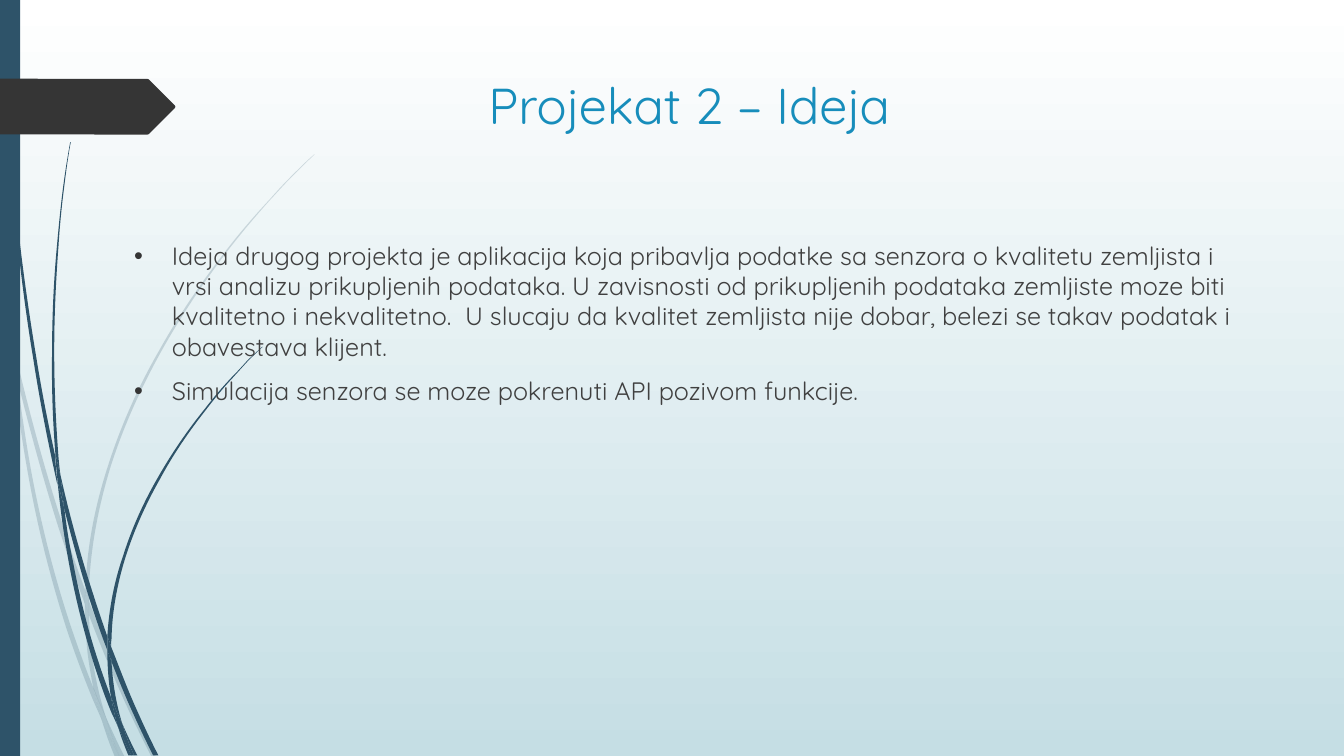
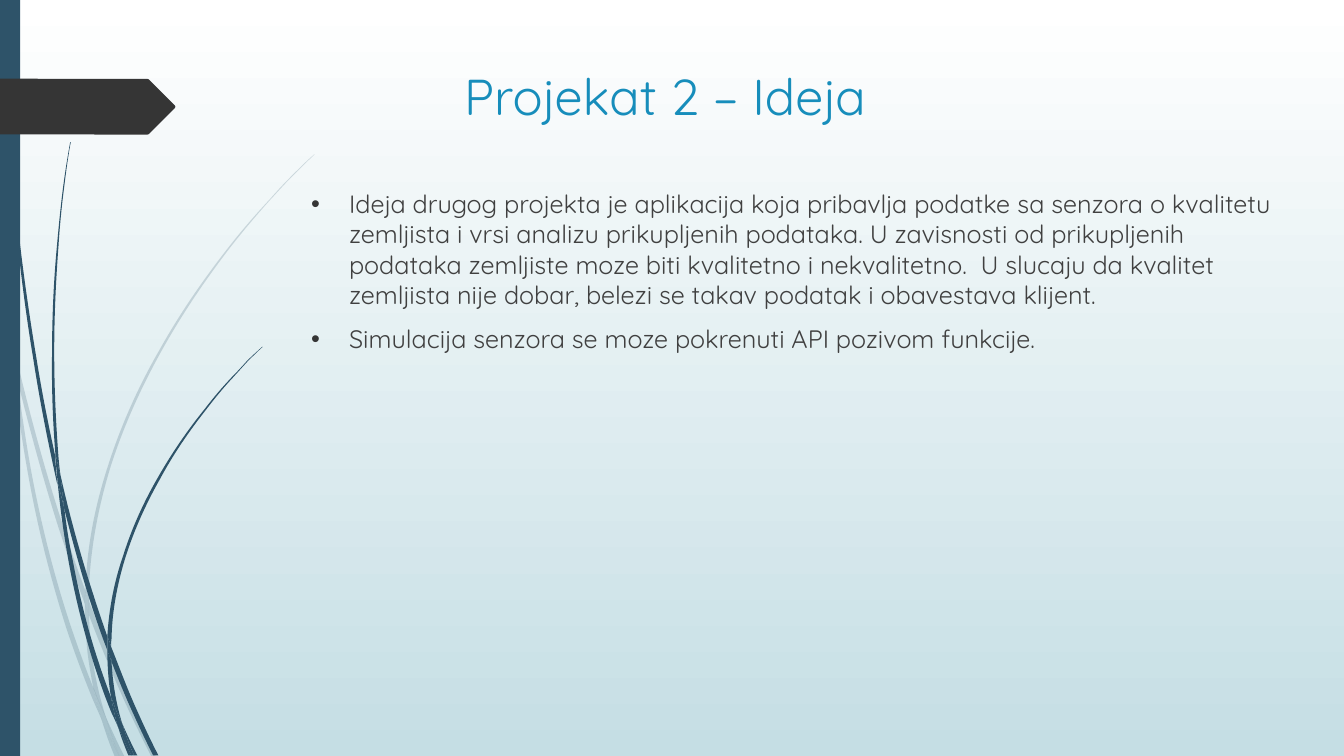
Before and after one commit to TeaMitic/SOA, a slide deck: slide 8 of Prezentacija projekata/Servisno-orijentisane arhitekture – Projekti.pptx. Drawn at 1344x756 pixels with LibreOffice and Linux fonts; fonts in the diff are those of the drawing. Boxes give left, top, right and bottom in pixels: in the first picture for what was removed or moved away, otherwise in the second. Text is boxed around its words. In the diff, an @@ line names an element or a change of style, - is before the commit and + after.

```diff
--- a/Prezentacija projekata/Servisno-orijentisane arhitekture – Projekti.pptx
+++ b/Prezentacija projekata/Servisno-orijentisane arhitekture – Projekti.pptx
@@ title "Projekat 2 – Ideja" moved from (x1=488, y1=86, x2=889, y2=134) to (x1=464, y1=77, x2=865, y2=125) @@
@@ text "Ideja drugog projekta je aplikacija ..." rewrapped from (x1=172, y1=246, x2=1230, y2=407) to (x1=349, y1=194, x2=1270, y2=353) @@
```
Also in this commit, not shown: 9 other slides changed.
